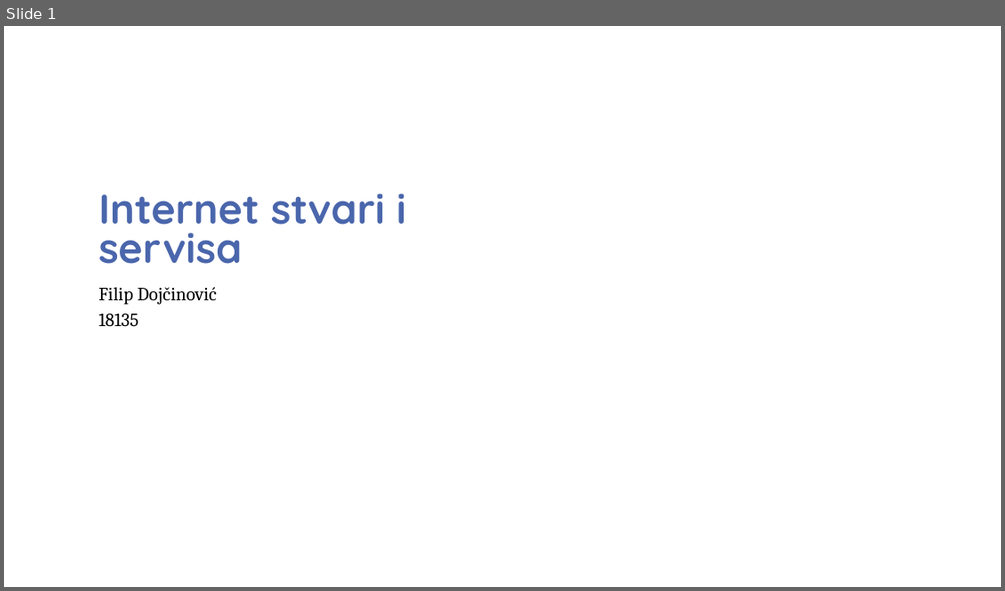
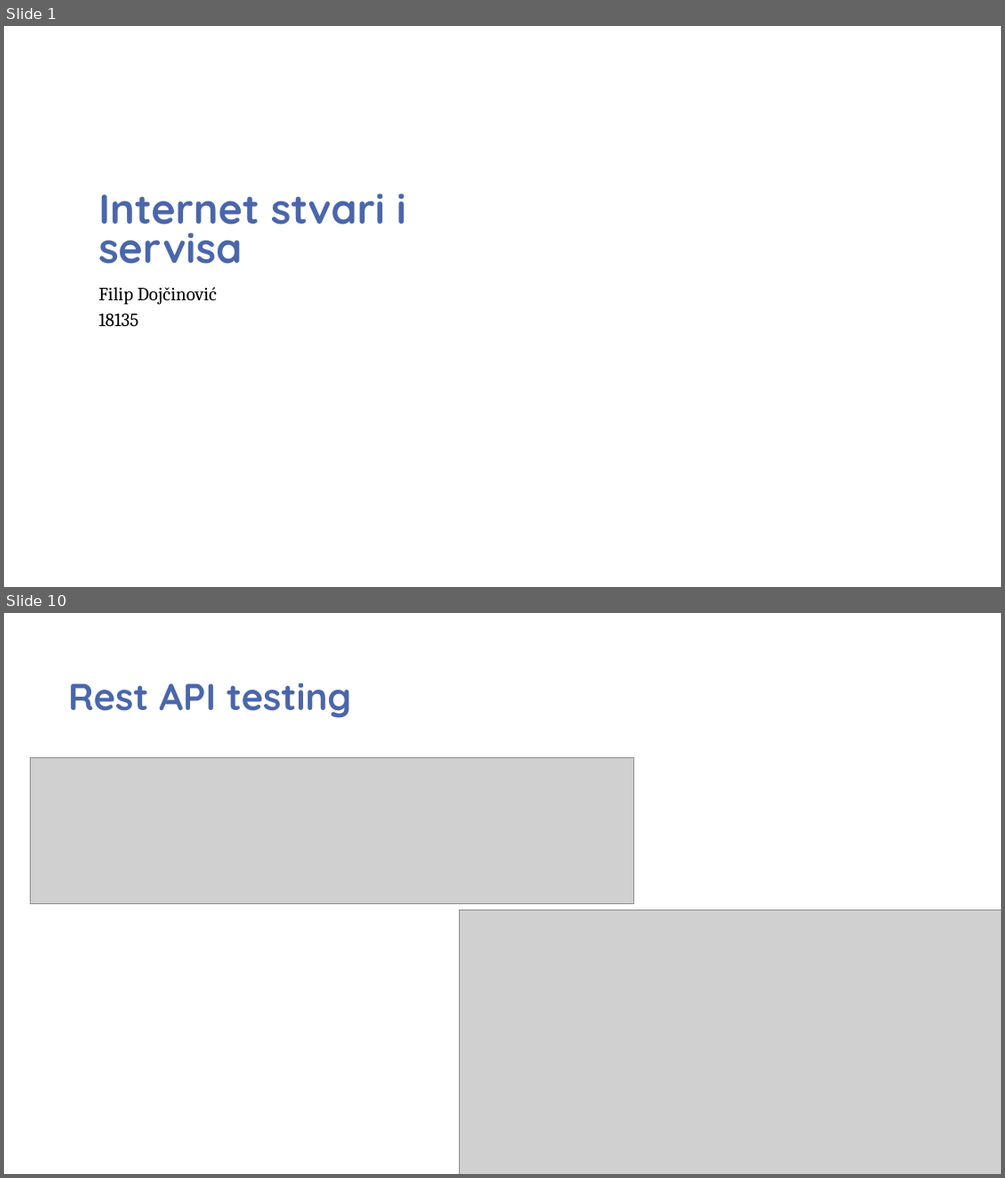
Before and after one commit to deutschah/IOT2, a slide deck: Internet stvari i servisa2.pptx. Shown one above the other, each under a label of ours: slide 1 before the commit, slides 1 and 10 after it; the slides between them are not shown. The pictures are 1005x591 and 1005x1178 pixels, drawn with LibreOffice and Linux fonts; fonts in the diff are those of the drawing; grey boxes stand for pictures; background and template pictures are left out. Boxes give left, top, right and bottom in pixels: in the first picture for what was removed or moved away, otherwise in the second. Text is boxed around its words. In the diff, an @@ line names an element or a change of style, - is before the commit and + after.

```diff
--- a/Internet stvari i servisa2.pptx
+++ b/Internet stvari i servisa2.pptx
@@ slide 10 added at (4,613,1001,1174), background picture (left out) @@
@@ title added at (68,683,351,718), 36 pt, text #4A66AC, bold @@
+Rest API testing
@@ picture added at (30,758,633,904) @@
@@ picture added at (460,910,1001,1174) @@
```
Also in this commit, not shown: 3 slides changed, 5 other slides added, 2 slides removed, 14 other files.
